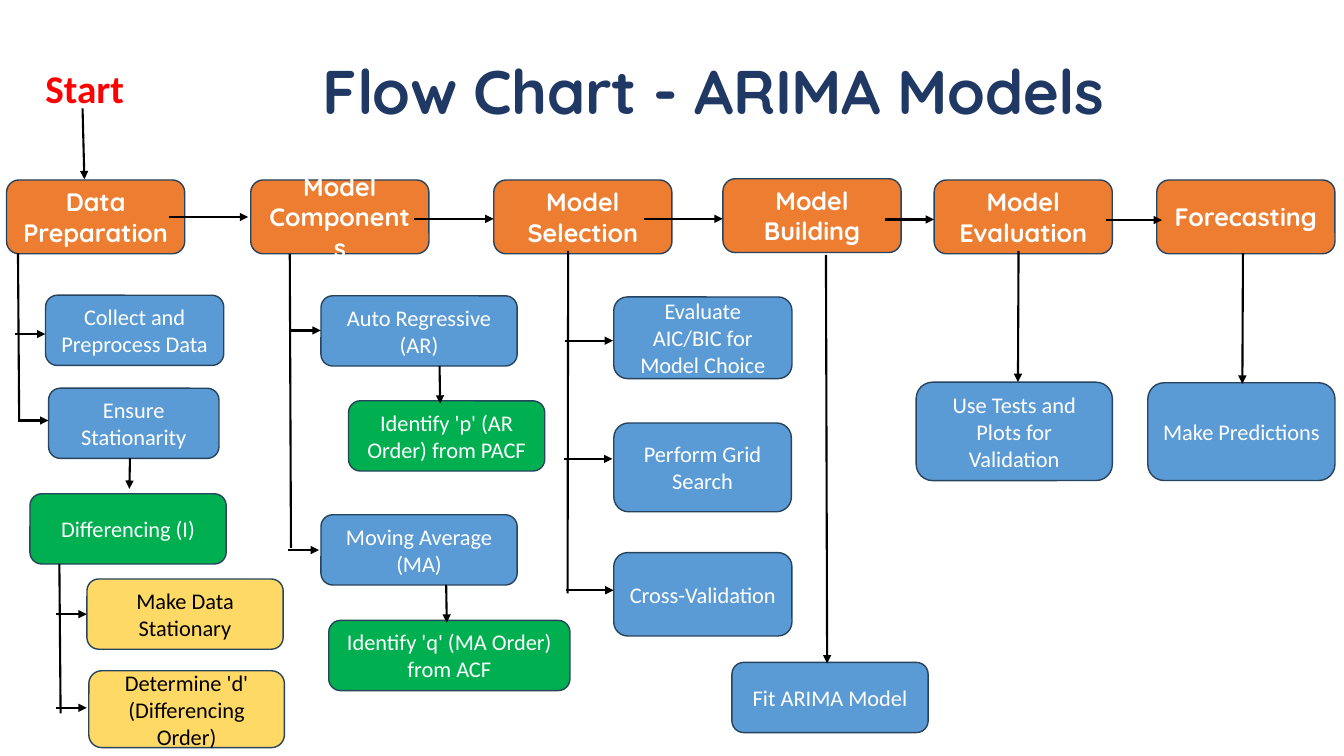
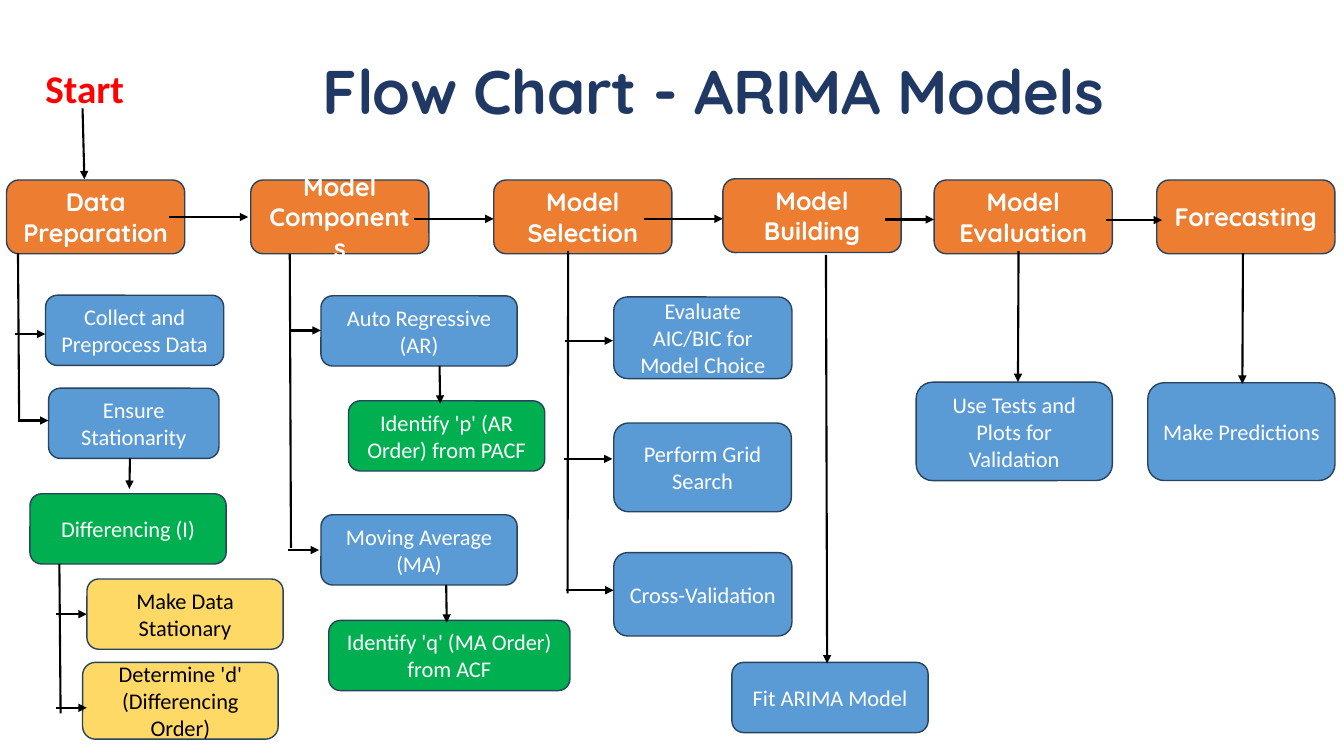
Before and after one commit to FS-G/AI_and_DataScince_Module, a slide deck: slide 22 of 8_timeseries_analysis_and_forecast/Timeseries and ARIMA.pptx. Drawn at 1344x756 pixels with LibreOffice and Linux fonts; fonts in the diff are those of the drawing. Boxes give left, top, right and bottom in pixels: in the first picture for what was removed or moved away, otherwise in the second. Text is boxed around its words. In the diff, an @@ line names an element or a change of style, - is before the commit and + after.

```diff
--- a/8_timeseries_analysis_and_forecast/Timeseries and ARIMA.pptx
+++ b/8_timeseries_analysis_and_forecast/Timeseries and ARIMA.pptx
@@ rounded rectangle "Determine 'd' (Differencing Order)": place and size @@
-rounded rectangle "Determine 'd' (Differencing Order)" at <box>89,670,284,747</box>
+rounded rectangle "Determine 'd' (Differencing Order)" at <box>83,662,278,739</box>
```
Also in this commit, not shown: 2 other slides changed, 12 other files.
